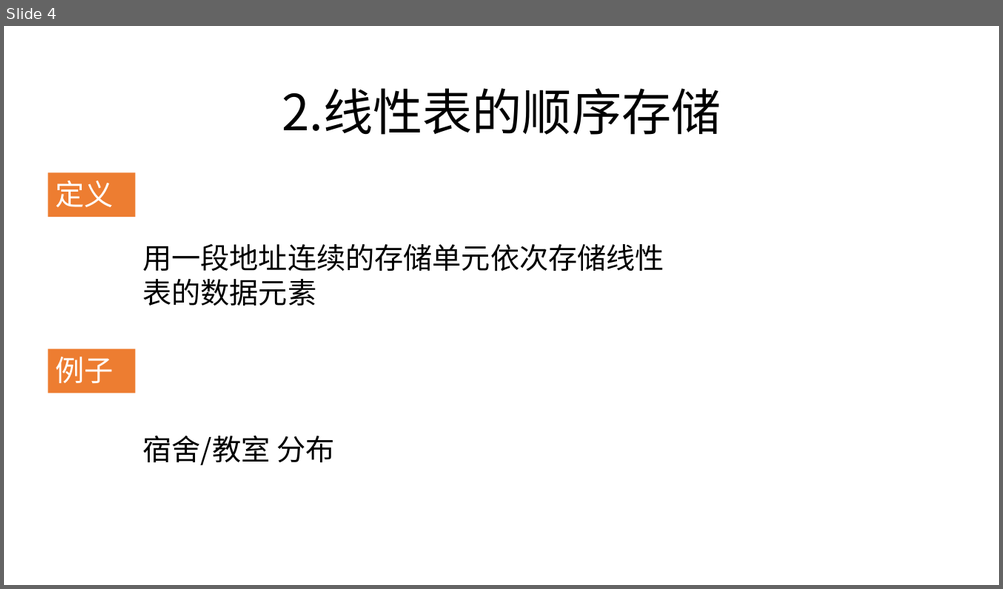
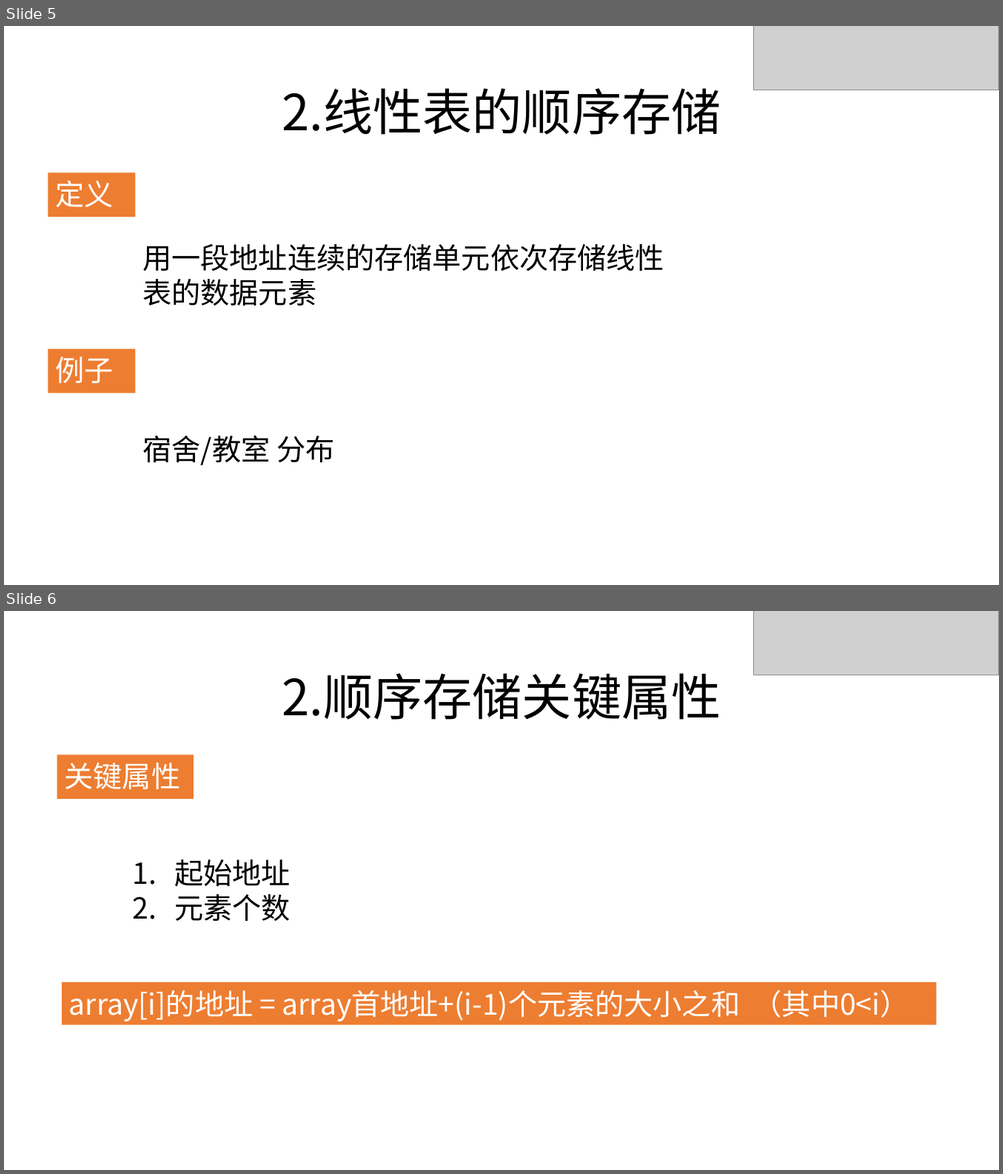
Before and after one commit to zjyesir/hmc_data_structure, a slide deck: 2.线性表.pptx. Shown one above the other, each under a label of ours: slide 4 before the commit, slides 5 and 6 after it. The pictures are 1003x589 and 1003x1174 pixels, drawn with LibreOffice and Linux fonts; fonts in the diff are those of the drawing; grey boxes stand for pictures; background and template pictures are left out. Boxes give left, top, right and bottom in pixels: in the first picture for what was removed or moved away, otherwise in the second. Text is boxed around its words. In the diff, an @@ line names an element or a change of style, - is before the commit and + after.

```diff
--- a/2.线性表.pptx
+++ b/2.线性表.pptx
@@ slide 6 added at [4, 611, 999, 1170], background picture (left out) @@
@@ picture added at [754, 611, 999, 675] @@
@@ text added at [282, 673, 720, 720], 48 pt, text #000000 @@
+2.顺序存储关键属性
@@ rectangle added at [57, 755, 193, 799], fill #ED7D31, 28 pt, text #FFFFFF @@
+关键属性
@@ text added at [174, 860, 290, 921], 28 pt, text #000000 @@
+1. 起始地址
+2. 元素个数
@@ rectangle added at [62, 982, 936, 1025], fill #ED7D31, 28 pt, text #FFFFFF @@
+array[i]的地址 = array首地址+(i-1)个元素的大小之和 （其中0<i）
@@ what was slide 4 is now slide 5 @@
@@ slide 5 changed as well @@
@@ picture added at [754, 26, 999, 90] @@
```
Also in this commit, not shown: 8 other slides changed, 18 other slides added, 3 slides removed, 9 other files.
